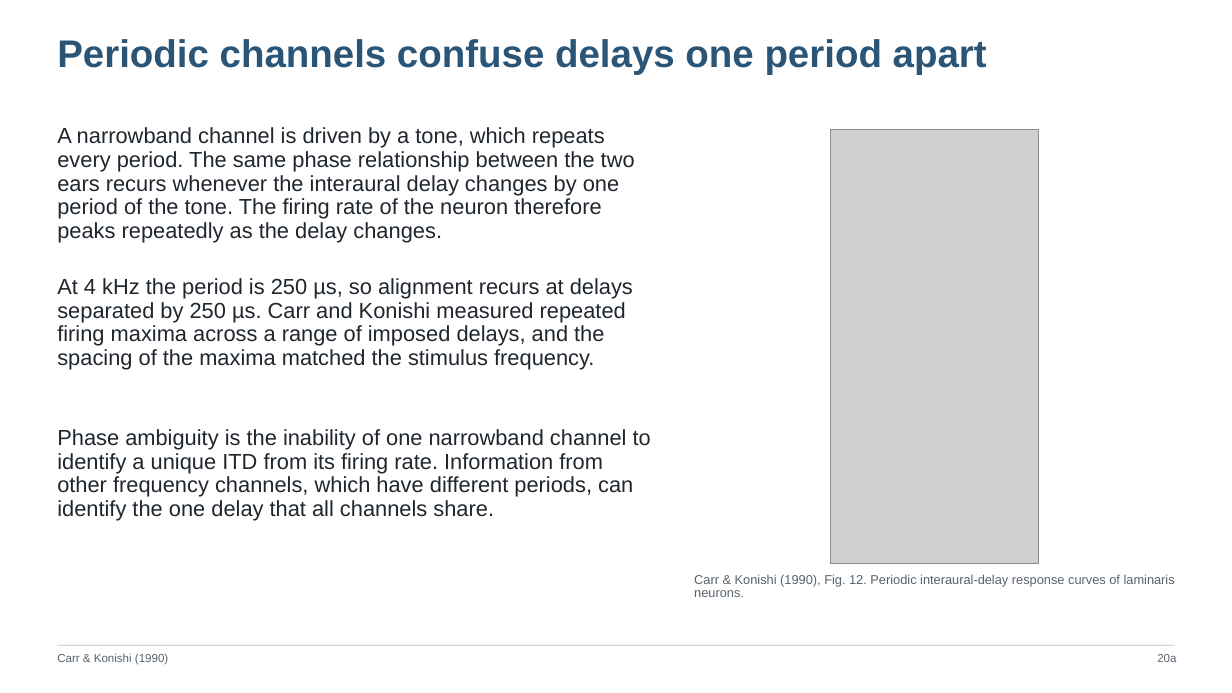
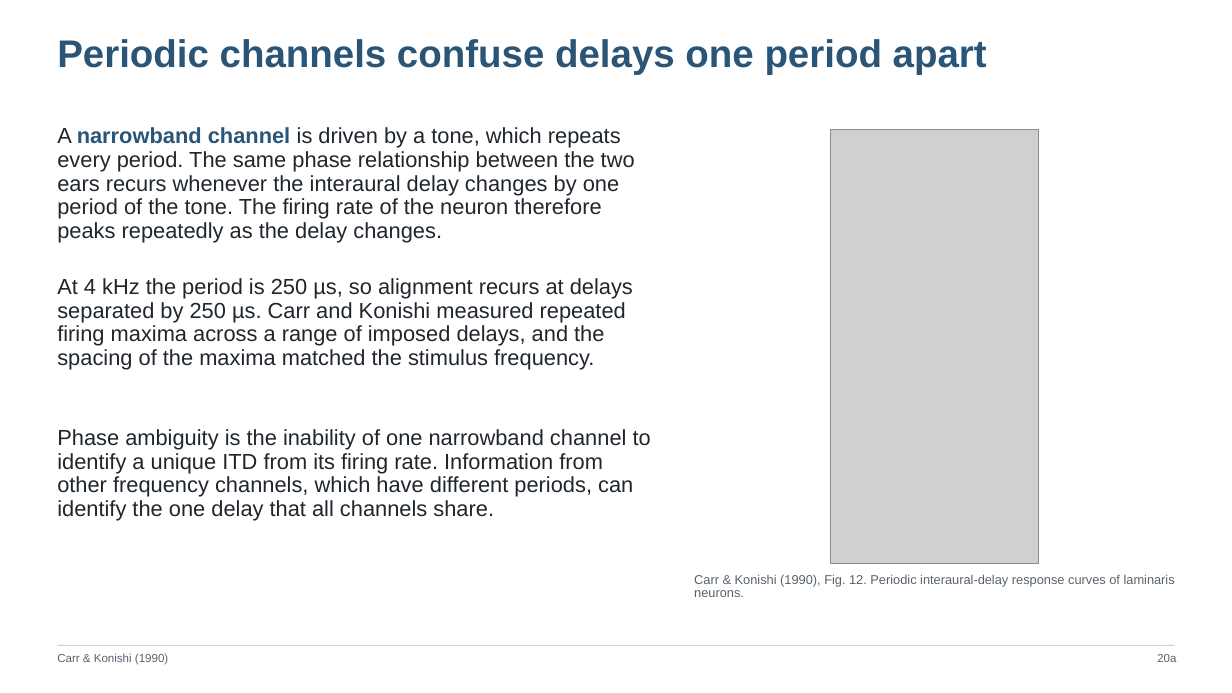
Before and after one commit to jordanxxlopez/NEUROETHOLOGY, a slide deck: slide 29 of scaffolded/Neuroethology_Lecture18_FA2026_SCAFFOLDED.pptx. Drawn at 1232x693 pixels with LibreOffice and Linux fonts; fonts in the diff are those of the drawing; grey boxes stand for pictures. Boxes give left, top, right and bottom in pixels: in the first picture for what was removed or moved away, otherwise in the second. Text is boxed around its words. In the diff, an @@ line names an element or a change of style, - is before the commit and + after.

```diff
--- a/scaffolded/Neuroethology_Lecture18_FA2026_SCAFFOLDED.pptx
+++ b/scaffolded/Neuroethology_Lecture18_FA2026_SCAFFOLDED.pptx
@@ text "A narrowband channel is driven ..." at <box>57,127,635,242</box>: text colour #1F262D to #2B5577, bold on in "narrowband channel" @@
```
Also in this commit, not shown: 13 other slides changed, 29 other files.
